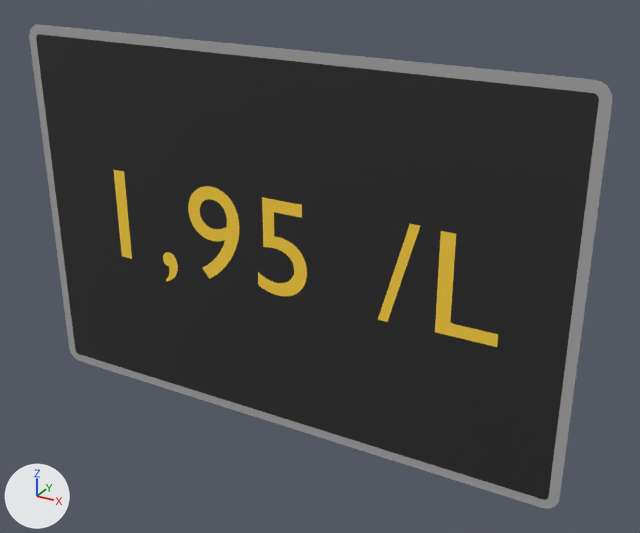
An edit to the glTF model panneaux/19_X_dynamiques/XCE15h.glb, drawn before and after from the same camera.
Both versions are drawn from a 50 mm lens placed at (0.853, -1.376, 0.68), pointed at (0.08, 0.031, -0.023). The lights are fixed; the arrows at lower left show +X, +Y and +Z. The older version comes first. Where no turn or scale is listed for an object, it has been applied to the vertices. Vertices at exactly the same position are counted once.

Objects in the first picture: 'XCE15h_cadre00', 'XCE15h_fond01', 'XCE15h_txt02' and 1 more.
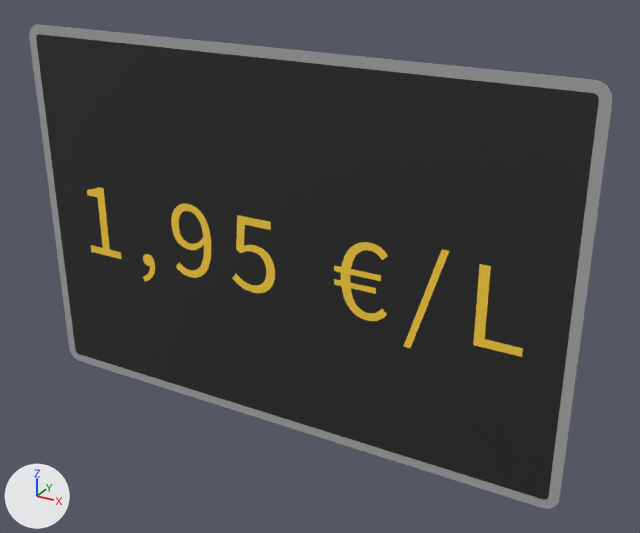
What differs and where, as boxes (x1, y1, x2, y2) in the pictures (640 x 533 px; the box of a moved part takes in the faces that stretch with it):
'XCE15h_txt02', reshaped (14% wider): before (114, 170, 498, 347); after (87, 187, 523, 357)
part 1 of me_t_051, added (yellow): after (334, 242, 388, 321)
part 2 of me_t_051, added (yellow): after (232, 215, 275, 293)
part 3 of me_t_051, added: after (143, 254, 155, 282)
part 4 of me_t_051, added (yellow): after (87, 187, 122, 259)
part 5 of me_t_051, deleted: before (163, 252, 178, 281)
part 6 of me_t_051, moved or reshaped: before (114, 170, 307, 296); after (171, 204, 211, 278)
part 7 of me_t_051, moved or reshaped: before (378, 224, 498, 347); after (403, 249, 523, 357)

The change in detail:
me_t_051 is used by ob_xce15h_txt02; location (0.0, -0.002, 0.0).
me_t_051 had 572 vertices, 1124 faces and spanned x -0.402..0.458, y 0.0, z -0.123..0.115.
me_t_051 now has 912 vertices, 1800 faces and spans x -0.491..0.504, y 0.0, z -0.137..0.078.
me_t_051 part 1: a new loose piece of 228 vertices spanning x 0.129..0.243, y 0.0, z -0.098..0.063, in mat_ambre_dynamique (yellow #ffd33f).
me_t_051 part 2: a new loose piece of 206 vertices spanning x -0.108..-0.005, y 0.0, z -0.098..0.065, in mat_ambre_dynamique (yellow #ffd33f).
me_t_051 part 3: a new loose piece of 124 vertices spanning x -0.347..-0.31, y 0.0, z -0.137..-0.068, in mat_ambre_dynamique (yellow #ffd33f).
me_t_051 part 4: a new loose piece of 44 vertices spanning x -0.491..-0.404, y 0.0, z -0.095..0.065, in mat_ambre_dynamique (yellow #ffd33f).
me_t_051 part 5: the loose piece of 122 vertices spanning x -0.286..-0.248, y 0.0, z -0.123..-0.052 is deleted.
me_t_051 part 6: 428 vertices removed from x -0.402..0.069, y 0.0, z -0.091..0.115; 288 vertices added at x -0.257..-0.157, y 0.0, z -0.098..0.068.
me_t_051 part 7: 20 vertices removed from x 0.223..0.458, y 0.0, z -0.091..0.115; 20 vertices added at x 0.278..0.504, y 0.0, z -0.134..0.078.
